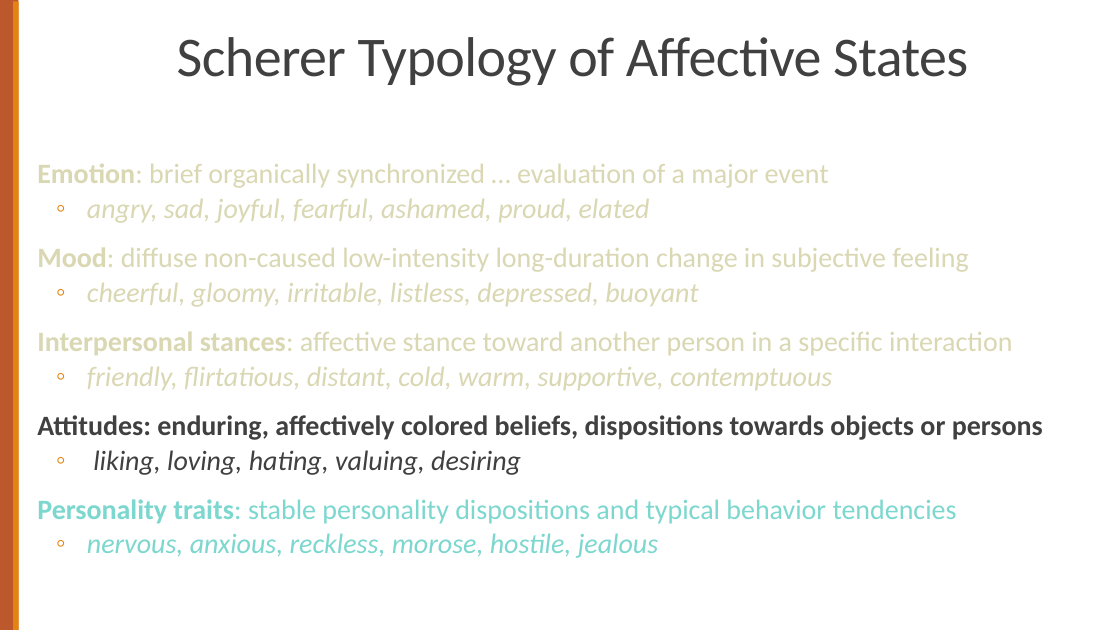
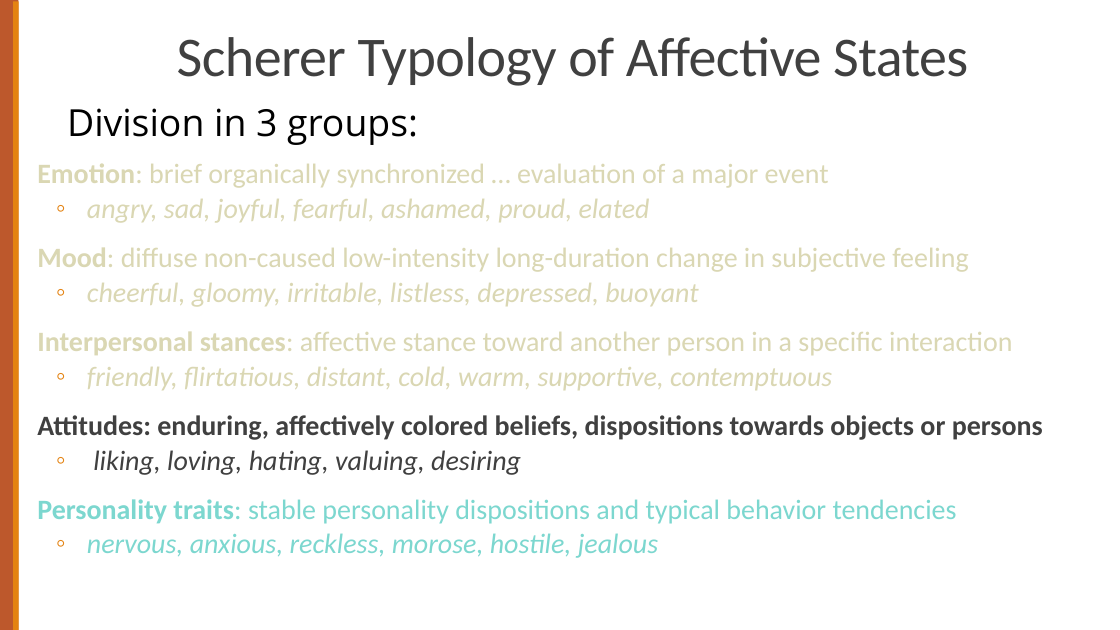
Before and after one commit to djacoo/ai-masters-notes, a slide deck: slide 10 of courses/natural-language-processing/slides/nlp/L4.pptx. Drawn at 1120x630 pixels with LibreOffice and Linux fonts; fonts in the diff are those of the drawing. Boxes give left, top, right and bottom in pixels: in the first picture for what was removed or moved away, otherwise in the second. Text is boxed around its words. In the diff, an @@ line names an element or a change of style, - is before the commit and + after.

```diff
--- a/courses/natural-language-processing/slides/nlp/L4.pptx
+++ b/courses/natural-language-processing/slides/nlp/L4.pptx
@@ text added at box(67, 108, 418, 145), 24 pt, text #000000 @@
+Division in 3 groups:
```
Also in this commit, not shown: 3 other files.
